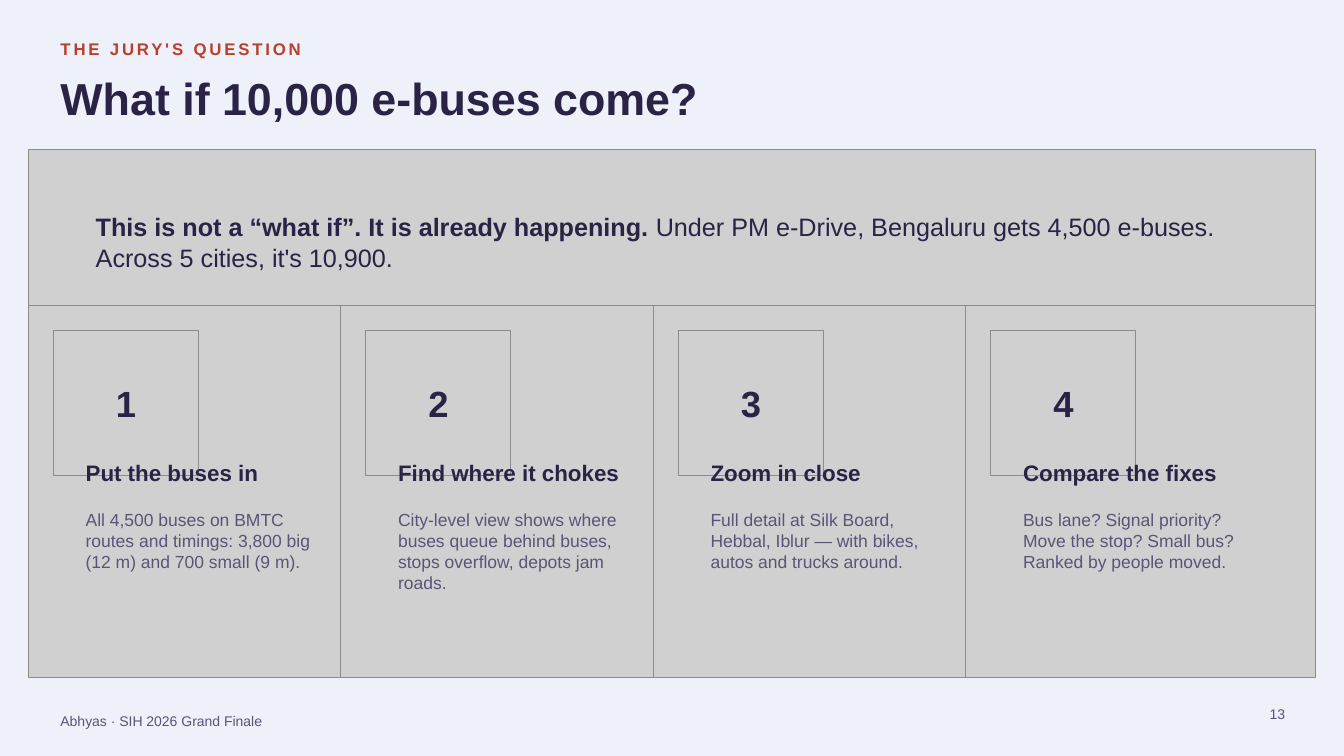
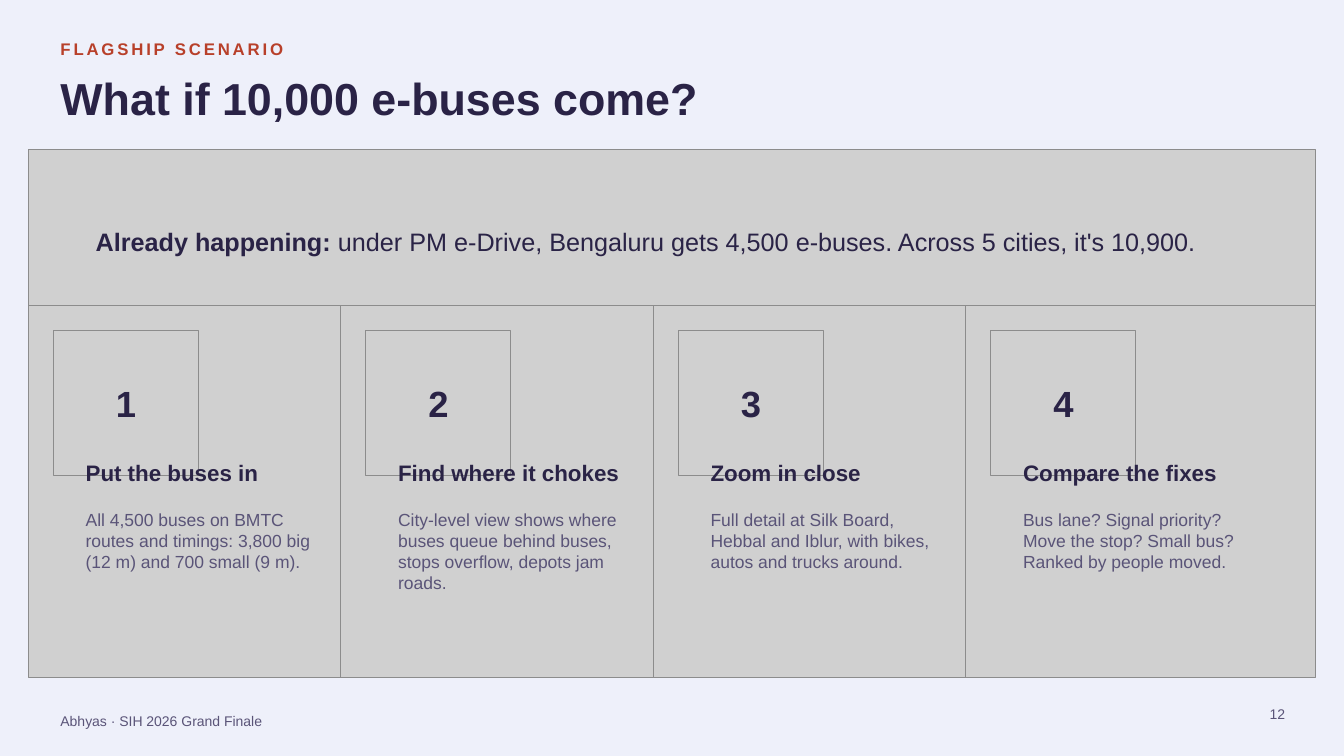
Before and after one commit to UnKnownnPasta/Abhyas, a slide deck: slide 12 of presentation/Abhyas_SIH2026_Finale.pptx (slide 13 before the commit). Drawn at 1344x756 pixels with LibreOffice and Linux fonts; fonts in the diff are those of the drawing; grey boxes stand for pictures. Boxes give left, top, right and bottom in pixels: in the first picture for what was removed or moved away, otherwise in the second. Text is boxed around its words. In the diff, an @@ line names an element or a change of style, - is before the commit and + after.

```diff
--- a/presentation/Abhyas_SIH2026_Finale.pptx
+++ b/presentation/Abhyas_SIH2026_Finale.pptx
@@ text at box(60, 43, 283, 55): text changed @@
-THE JURY'S QUESTION
+FLAGSHIP SCENARIO
@@ text at box(96, 232, 1195, 257): text changed @@
-This is not a “what if”. It is already happening. Under PM e-Drive, Bengaluru gets 4,500 e-buses. Across 5 cities, it's 10,900.
+Already happening: under PM e-Drive, Bengaluru gets 4,500 e-buses. Across 5 cities, it's 10,900.
@@ text at box(711, 513, 930, 568): text changed @@
-Full detail at Silk Board, Hebbal, Iblur — with bikes, autos and trucks around.
+Full detail at Silk Board, Hebbal and Iblur, with bikes, autos and trucks around.
@@ page number at box(1270, 709, 1286, 719): text changed @@
-13
+12
```
Also in this commit, not shown: 9 other slides changed, 1 slide removed.
